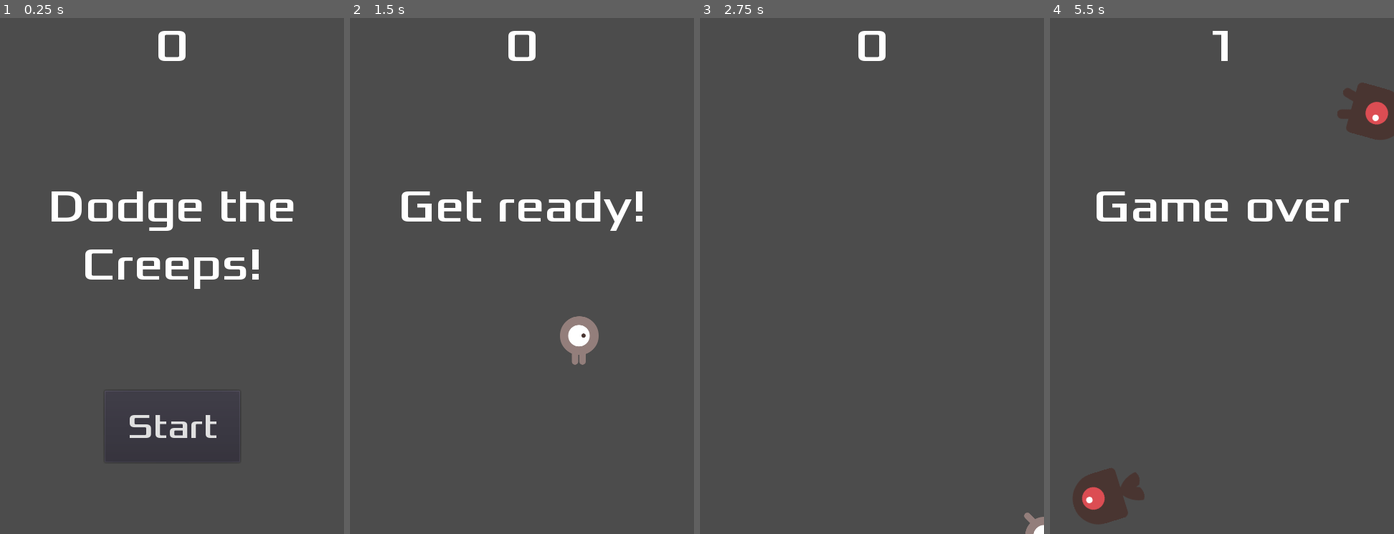
Above: before the commit, frames 1-4 (left to right).
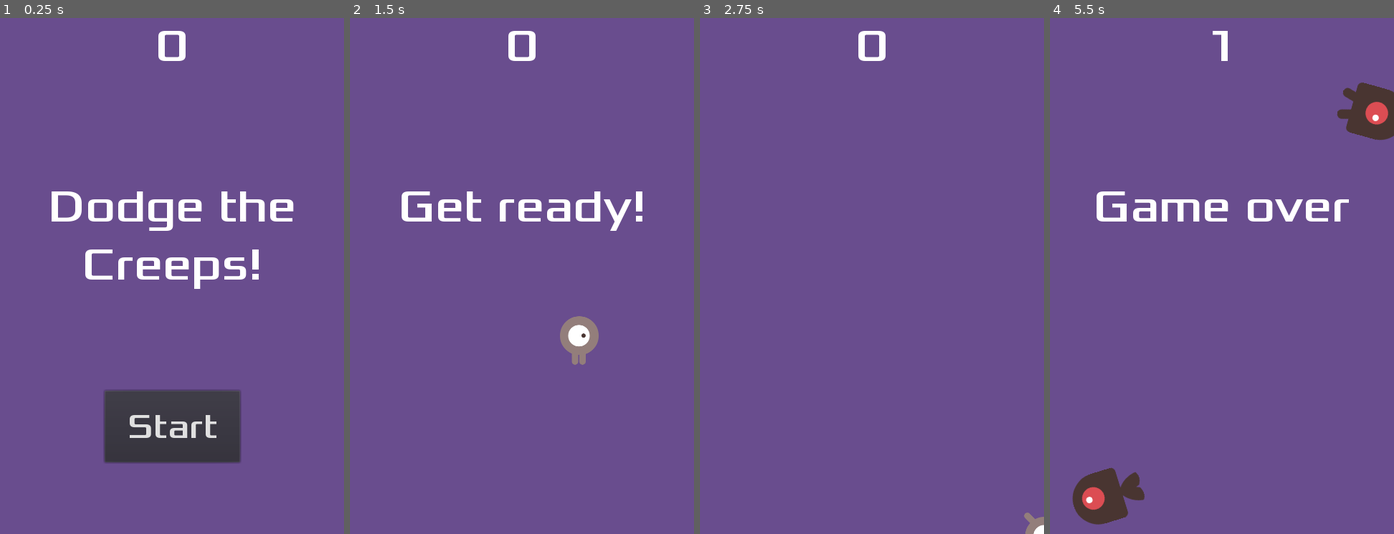
Above: after the commit, the same moments.

Repository: dayton-bobbitt/dodge-the-creeps-electric-boogaloo
Game: Godot game, scene res://Main.tscn
The game is run twice, just before and just after one commit, with the same random seed, the same clock (stepped at 60 frames per second) and the same inputs.
Inputs:
- Up to frame 1 (0.25 s): no input
- Up to frame 2 (1.5 s): click "Start" at 0.5 s; tap Enter at 1.25 s; hold Right (ui_right) from 1.28 s (still down)
- Up to frame 3 (2.75 s): release Right (ui_right) at 2.03 s; hold Down (ui_down) from 2.03 s (still down)
- Up to frame 4 (5.5 s): release Down (ui_down) at 2.78 s; hold Right (ui_right) 2.78-3.53 s; hold Up (ui_up) 3.53-4.28 s; hold Left (ui_left) from 4.28 s (still down)

The runs differ from the first frame. In frame 1, 92% of the frame differs, in the area x 0-100%, y 0-100%; in frame 2, 98%; in frame 3, 100%; in frame 4, 96%.

Commit message:
Add background

Diff:
--- a/Main.tscn
+++ b/Main.tscn
@@ -13,6 +13,14 @@
 [node name="Main" type="Node"]
 script = ExtResource( 3 )
 Mob = ExtResource( 2 )
+
+[node name="ColorRect" type="ColorRect" parent="."]
+anchor_right = 1.0
+anchor_bottom = 1.0
+color = Color( 0.414027, 0.3024, 0.56, 1 )
+__meta__ = {
+"_edit_use_anchors_": false
+}
 
 [node name="Player" parent="." instance=ExtResource( 1 )]
 position = Vector2( 240, 450 )
